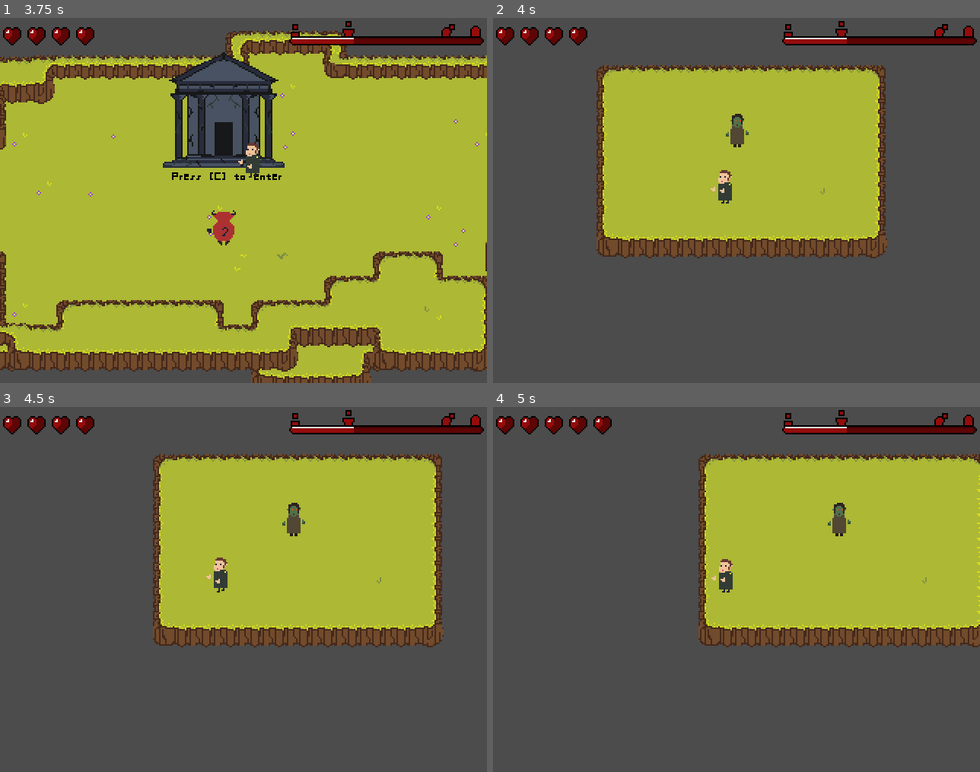
Above: before the commit, frames 1-4 (two rows, left to right).
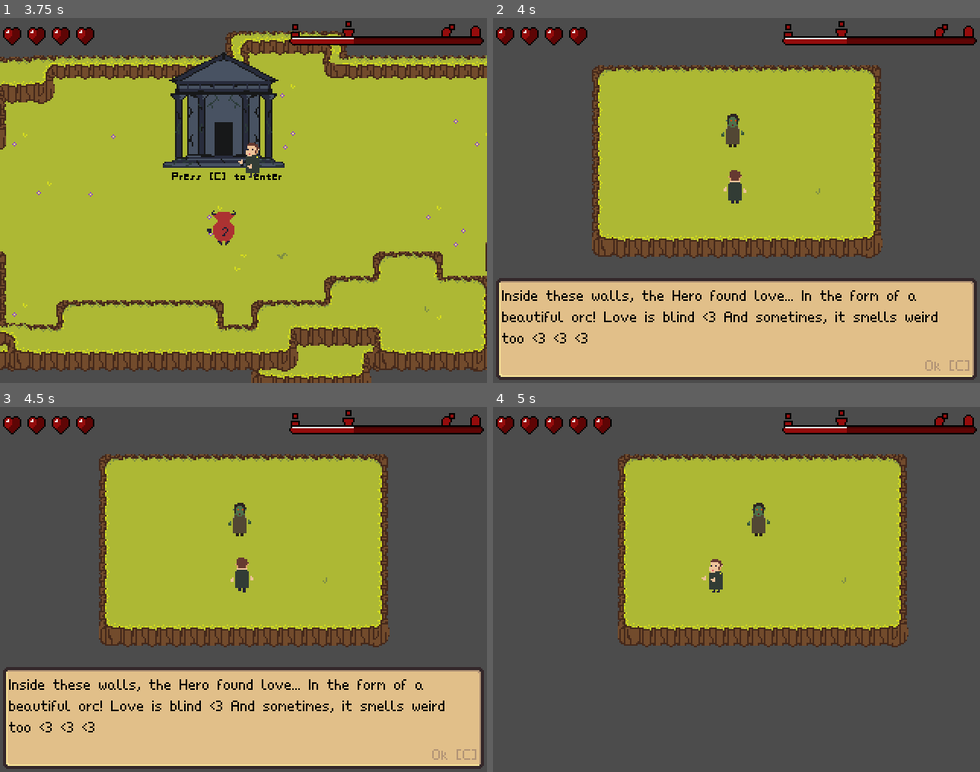
Above: after the commit, the same moments.

Repository: TeamKebab/GodotWildJam24
Game: Godot game, scene res://src/gui/Start.tscn
The game is run twice, just before and just after one commit, with the same random seed, the same clock (stepped at 60 frames per second) and the same inputs.
Inputs:
- Up to frame 1 (3.75 s): tap Enter (ui_accept) at 0.5, 0.77, 1.52, 3.02 s; hold Right (ui_right) 0.53-1.28 s; hold Down (ui_down) 1.28-2.03 s; hold Right (ui_right) 2.03-2.78 s; hold Up (ui_up) 2.78-3.53 s; hold Left (ui_left) from 3.53 s (still down)
- Up to frame 2 (4 s): keep holding Left (ui_left); tap Enter (ui_accept) at 3.77 s
- Up to frame 3 (4.5 s): keep holding Left (ui_left)
- Up to frame 4 (5 s): keep holding Left (ui_left); tap Enter (ui_accept) at 4.52 s

Frame 1 is identical in both runs. In frame 2, 33% of the frame differs, in the area x 0-100%, y 12-100%; in frame 3, 44%; in frame 4, 20%.

Commit message:
some procreation texts

Diff:
--- a/project.godot
+++ b/project.godot
@@ -14,6 +14,11 @@
 "language": "GDScript",
 "path": "res://src/components/Attack.gd"
 }, {
+"base": "StaticBody2D",
+"class": "Companion",
+"language": "GDScript",
+"path": "res://src/entities/characters/Companion.gd"
+}, {
 "base": "KinematicBody2D",
 "class": "Monster",
 "language": "GDScript",
@@ -21,6 +26,7 @@
 } ]
 _global_script_class_icons={
 "Attack": "",
+"Companion": "",
 "Monster": ""
 }
 
--- a/src/components/Interaction.gd
+++ b/src/components/Interaction.gd
@@ -31,6 +31,15 @@
 	help_label.hide()
 
 
+func show_narrator(player, text):
+	player.interact(self)
+	Narrator.show(text)
+
+	yield(self, "interaction_ended")
+
+	Narrator.close()
+
+
 func start_interaction(player):
 	emit_signal("interaction_started", player)
 
--- a/src/entities/characters/Companion.gd
+++ b/src/entities/characters/Companion.gd
@@ -1,4 +1,5 @@
 extends StaticBody2D
+class_name Companion
 
 
 export var id: String = "baby mama"
--- a/src/globals/Game.gd
+++ b/src/globals/Game.gd
@@ -24,6 +24,9 @@
 var player =  null
 var map_state = {}
 
+var first_shrine = true
+var first_multiple_companion_shrine = true
+
 
 var time_of_day: int = 0
 var hp: int setget , get_hp
@@ -44,6 +47,9 @@
 	time_of_day = ADULT_AGE - 2
 	hero_dynasty = []
 	map_state = {}
+
+	first_shrine = true
+	first_multiple_companion_shrine = true
 
 	player = create_player()
 
--- a/src/globals/Narrator.gd
+++ b/src/globals/Narrator.gd
@@ -2,10 +2,17 @@
 
 
 const LINES = {
+	"first_shrine": "Inside these walls, the Hero found love... In the form of a beautiful orc! Love is blind <3 And sometimes, it smells weird too <3 <3 <3",
+	"first_multiple_shrine": "IT'S MATING SEASON! The hero chose a partner carefully, thinking on what was to come on their journey and who would make better pancakes in the morning. Breakfast is the most important meal of the day. Stay hydrated.",
+
 	"too_young": "You are a child!",
 	"has_baby": "What's wrong with you? you can't go having kids with everyone! This is not Game of Thrones.",
-	"want_baby": "aaaaaaa",
+	"is_parent": "Hey, that's your parent; this is high fantasy, but let's keep it incest-free ok? This is not Game of Thrones.",
+
 	"want_baby_orc": "The Hero could feel the strength of the orcs, and their smell... Do you want to have a baby?",
+
+	"first_baby": "Love has given its fruits! And a baby too! Now the hero's quest will continue even when life abandons them...",
+
 }
 
 const TOOLTIPS = {
--- /dev/null
+++ b/src/maps/FieldShrine.gd
@@ -0,0 +1,6 @@
+extends "res://src/maps/Shrine.gd"
+
+func _ready():
+	if Game.first_shrine:
+		Game.first_shrine = false
+		interaction.show_narrator(player, "first_shrine")
--- a/src/maps/FieldShrine.tscn
+++ b/src/maps/FieldShrine.tscn
@@ -1,17 +1,17 @@
-[gd_scene load_steps=3 format=2]
+[gd_scene load_steps=4 format=2]
 
 [ext_resource path="res://src/maps/Shrine.tscn" type="PackedScene" id=1]
+[ext_resource path="res://src/maps/FieldShrine.gd" type="Script" id=2]
 [ext_resource path="res://src/entities/characters/OrcCompanion.tscn" type="PackedScene" id=3]
 
 [node name="Shrine" instance=ExtResource( 1 )]
+script = ExtResource( 2 )
+resume_day = true
 
 [node name="Gateway" parent="YSort" index="0"]
-disabled = false
 help = "Press [C] to exit"
 map_path = "res://src/maps/FieldLevel.tscn"
 entry_name = "Shrine"
-immediate = true
-question = "ask_next_map"
 
 [node name="OrcCompanion" parent="YSort" index="1" instance=ExtResource( 3 )]
 position = Vector2( 159, 85 )
--- a/src/maps/ForestShrine.tscn
+++ b/src/maps/ForestShrine.tscn
@@ -1,6 +1,7 @@
-[gd_scene load_steps=3 format=2]
+[gd_scene load_steps=4 format=2]
 
 [ext_resource path="res://src/maps/Shrine.tscn" type="PackedScene" id=1]
+[ext_resource path="res://src/entities/characters/ElfCompanion.tscn" type="PackedScene" id=2]
 [ext_resource path="res://src/entities/characters/OrcCompanion.tscn" type="PackedScene" id=3]
 
 [node name="Shrine" instance=ExtResource( 1 )]
@@ -11,6 +12,8 @@
 entry_name = "Shrine"
 
 [node name="OrcCompanion" parent="YSort" index="1" instance=ExtResource( 3 )]
-position = Vector2( 159, 85 )
-id = "human_companion"
-race = "human"
+position = Vector2( 196, 85 )
+id = "orc_companion_2"
+
+[node name="ElfCompanion" parent="YSort" index="2" instance=ExtResource( 2 )]
+position = Vector2( 125, 84 )
--- a/src/maps/Level.gd
+++ b/src/maps/Level.gd
@@ -5,7 +5,11 @@
 export var resume_day: bool = true
 
 
+var player = null
+
+
 onready var entities_container : Node = $YSort
+onready var interaction = $Interaction
 
 
 func _ready():
@@ -48,7 +52,9 @@
 				entity.queue_free()
 
 
-func set_player(player, entry):
+func set_player(new_player, entry):
+	player = new_player
+
 	var entries_container = find_node("Entries")
 
 	var entry_node : Node
--- a/src/maps/Level.tscn
+++ b/src/maps/Level.tscn
@@ -1,8 +1,9 @@
-[gd_scene load_steps=6 format=2]
+[gd_scene load_steps=7 format=2]
 
 [ext_resource path="res://src/maps/Level.gd" type="Script" id=1]
 [ext_resource path="res://assets/sprites/tilesets/fields_and_hills.png" type="Texture" id=2]
 [ext_resource path="res://src/gui/GUI.tscn" type="PackedScene" id=3]
+[ext_resource path="res://src/components/Interaction.tscn" type="PackedScene" id=4]
 
 [sub_resource type="NavigationPolygon" id=1]
 vertices = PoolVector2Array( 16, 16, 0, 16, 0, 0, 16, 0 )
@@ -55,3 +56,5 @@
 
 [node name="Default" type="Node2D" parent="Entries"]
 position = Vector2( 8.52007, 100.086 )
+
+[node name="Interaction" parent="." instance=ExtResource( 4 )]
--- a/src/maps/Shrine.gd
+++ b/src/maps/Shrine.gd
@@ -5,9 +5,22 @@
 
 onready var heal_timer: Timer = $HealTimer
 
-
 func _ready():
 	heal_timer.connect("timeout", self, "_on_heal_timer_timeout")
+
+	if Game.first_multiple_companion_shrine:
+		if has_multiple_companions():
+			Game.first_multiple_companion_shrine = false
+			interaction.show_narrator(player, "first_multiple_shrine")
+
+
+func has_multiple_companions():
+	var companion_count = 0
+	for item in find_node("YSort").get_children():
+		if item is Companion:
+			companion_count += 1
+
+	return companion_count > 1
 
 
 func _on_heal_timer_timeout():
--- a/src/maps/Shrine.tscn
+++ b/src/maps/Shrine.tscn
@@ -18,12 +18,7 @@
 [node name="Gateway" parent="YSort" index="0" instance=ExtResource( 4 )]
 position = Vector2( 160, 144 )
 shape = SubResource( 1 )
-disabled = false
 help = "Press [C] to talk"
-map_path = ""
-entry_name = "Default"
-immediate = true
-question = "ask_next_map"
 
 [node name="Default" parent="Entries" index="0"]
 position = Vector2( 160.864, 121.913 )
--- a/src/maps/TestLevel.tscn
+++ b/src/maps/TestLevel.tscn
@@ -48,9 +48,6 @@
 
 [node name="SwordSoldier" parent="YSort" index="3" instance=ExtResource( 5 )]
 position = Vector2( 536, 72 )
-max_hp = 1
-acceleration = 50
-speed = 50
 
 [node name="ElfArcher" parent="YSort" index="4" instance=ExtResource( 6 )]
 position = Vector2( 192, 296 )
